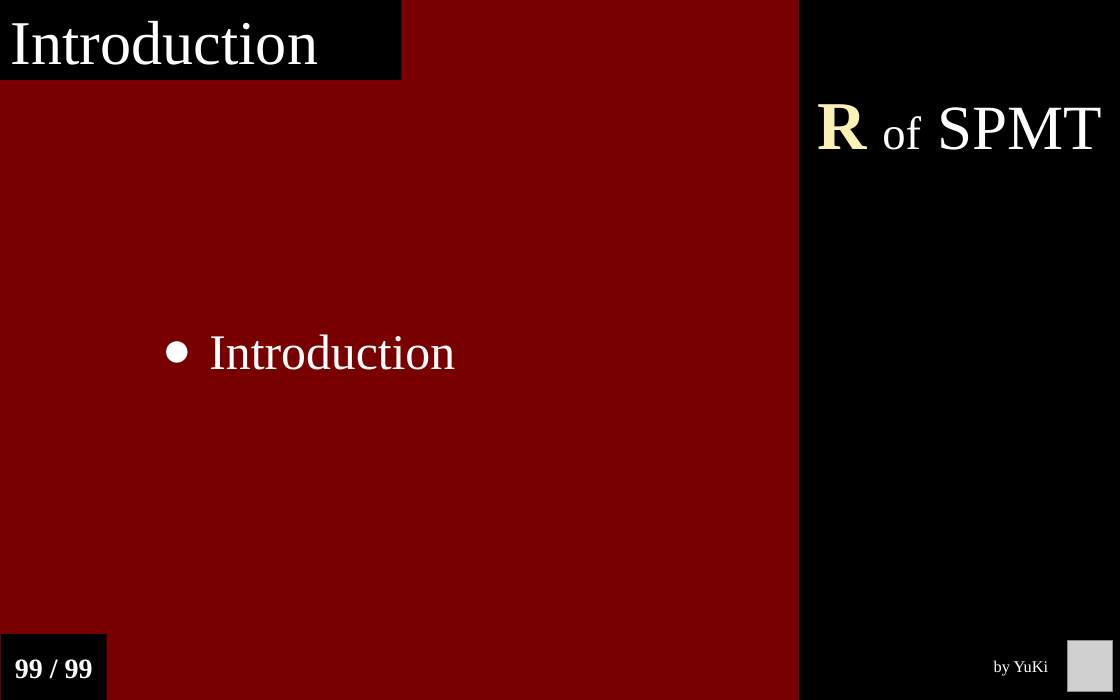
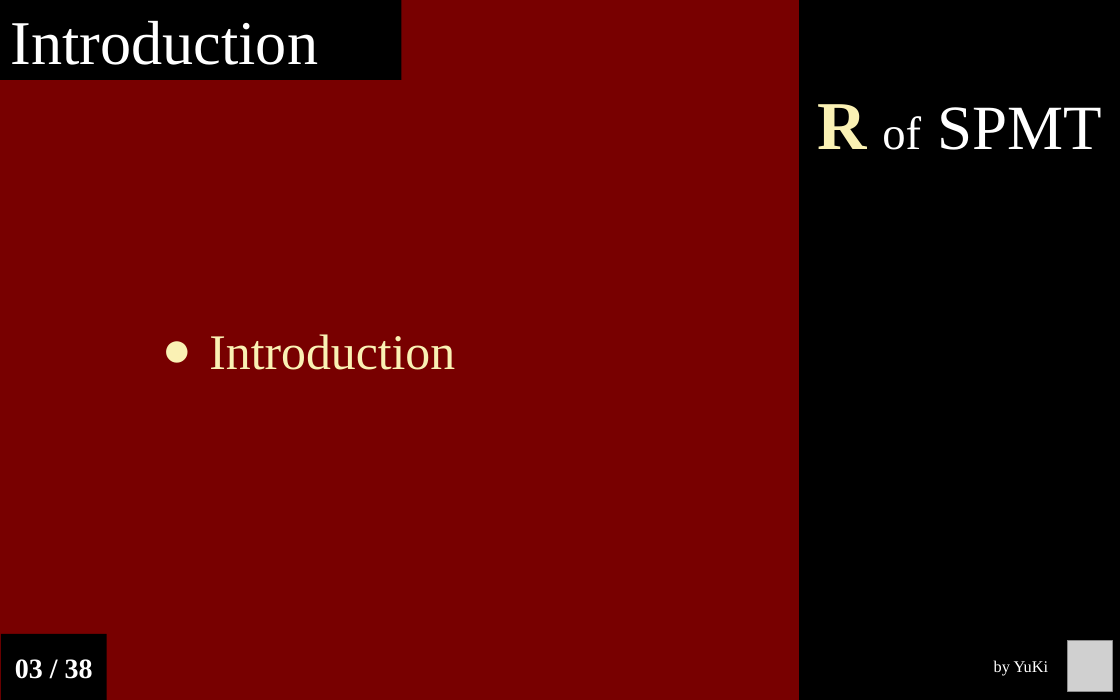
Before and after one commit to Chuan-Peng-Lab/ReliabilitySPE, a slide deck: slide 3 of 6_Reports/6_2_Phase_2/End_Semester_Report.pptx. Drawn at 1120x700 pixels with LibreOffice and Linux fonts; fonts in the diff are those of the drawing; grey boxes stand for pictures. Boxes give left, top, right and bottom in pixels: in the first picture for what was removed or moved away, otherwise in the second. Text is boxed around its words. In the diff, an @@ line names an element or a change of style, - is before the commit and + after.

```diff
--- a/6_Reports/6_2_Phase_2/End_Semester_Report.pptx
+++ b/6_Reports/6_2_Phase_2/End_Semester_Report.pptx
@@ text "Introduction" at box(209, 334, 455, 370): text colour #FFFFFF to #FAF1B4 @@
@@ text in rectangle at box(15, 659, 93, 679): text changed @@
-99 / 99
+03 / 38
```
Also in this commit, not shown: 35 other slides changed, 2 slides added.
